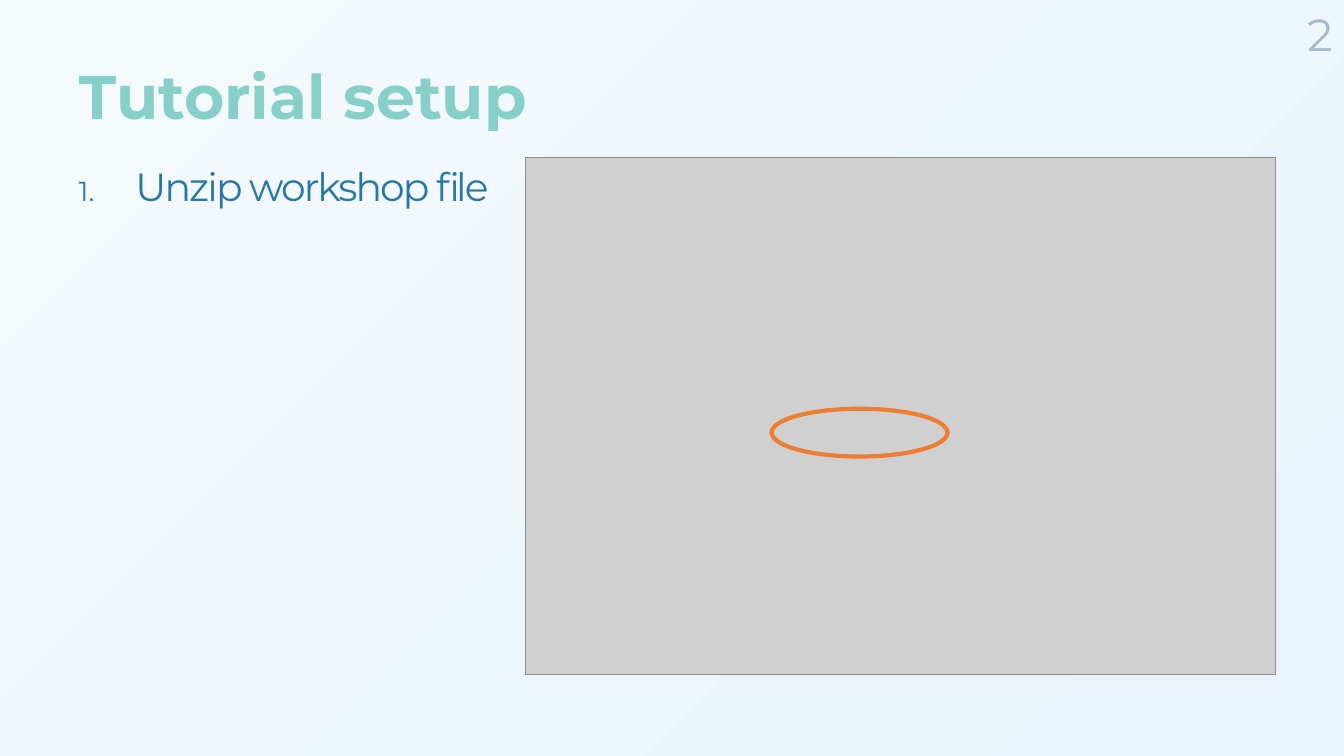
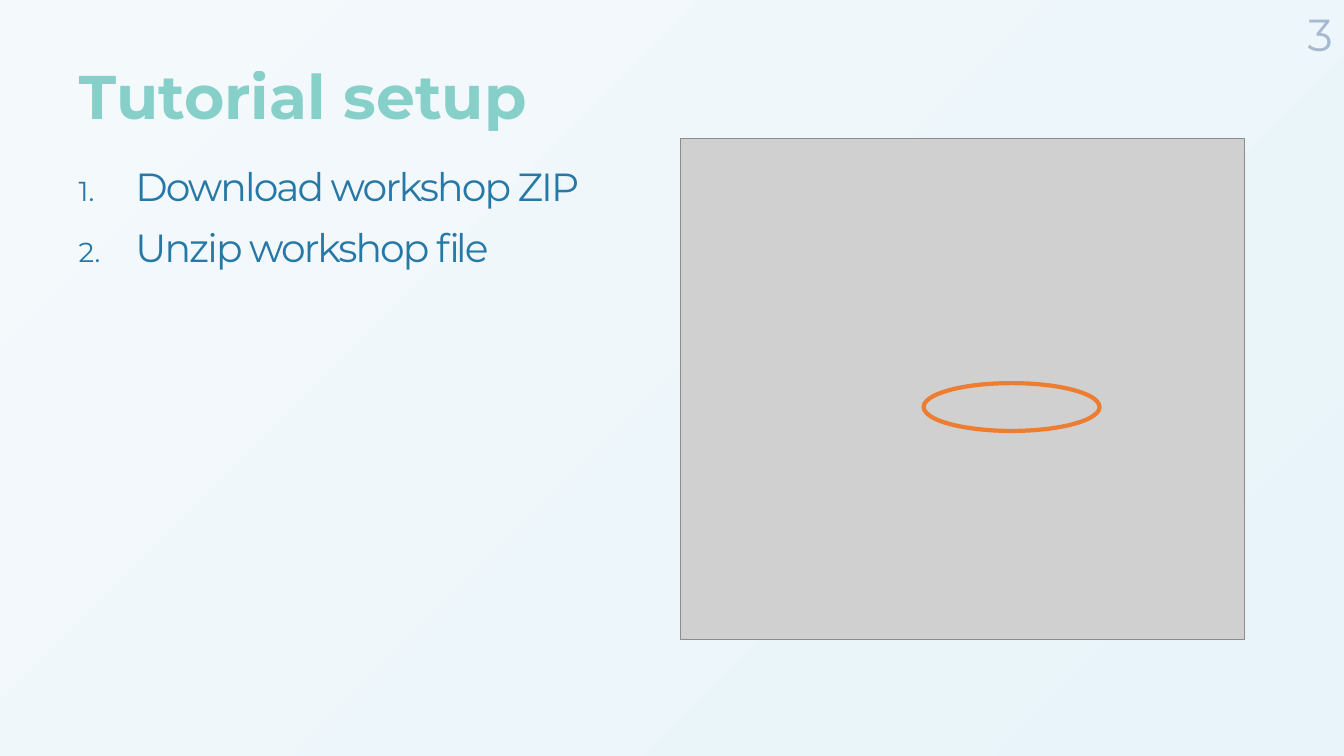
Before and after one commit to MarieAugerMethe/DFO_HMM_2022, a slide deck: slide 3 of Day1/HMM_Tutorial_Day1.pptx (slide 2 before the commit). Drawn at 1344x756 pixels with LibreOffice and Linux fonts; fonts in the diff are those of the drawing; grey boxes stand for pictures; background and template pictures are left out. Boxes give left, top, right and bottom in pixels: in the first picture for what was removed or moved away, otherwise in the second. Text is boxed around its words. In the diff, an @@ line names an element or a change of style, - is before the commit and + after.

```diff
--- a/Day1/HMM_Tutorial_Day1.pptx
+++ b/Day1/HMM_Tutorial_Day1.pptx
@@ page number at [1308,20,1333,51]: text changed @@
-2
+3
@@ picture: place and size @@
-picture at [525,158,1275,676]
+picture at [681,138,1244,639]
@@ text at [135,172,580,209]: paragraph added @@
+1. Download workshop ZIP
@@ ellipse: place and size @@
-ellipse at [771,408,948,456]
+ellipse at [924,383,1100,431]
```
Also in this commit, not shown: 6 other slides changed, 7 slides added, 2 slides removed, 7 other files.
